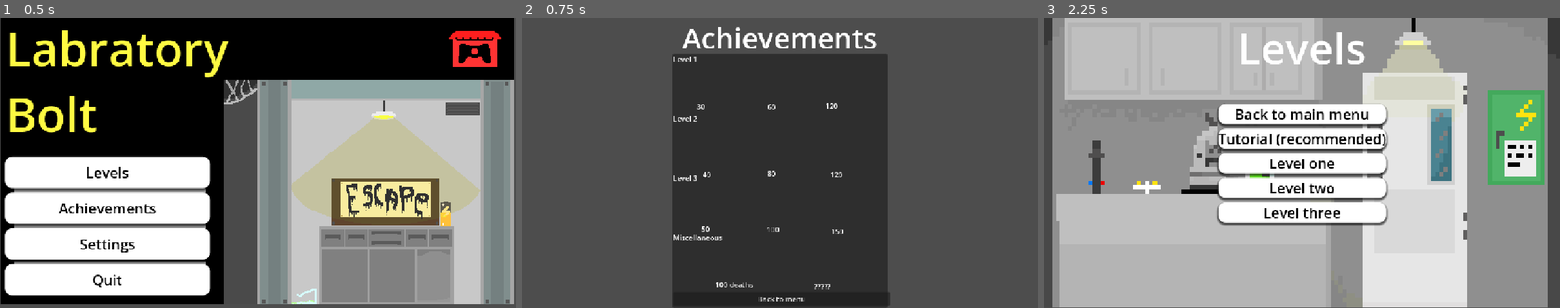
Above: before the commit, frames 1-3 (left to right).
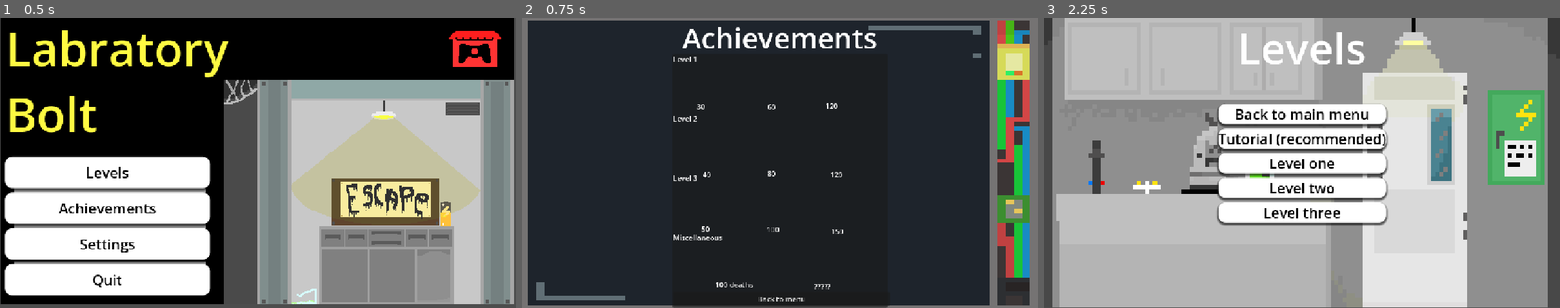
Above: after the commit, the same moments.

Repository: jackrichards-hub/ASSESSMENT
Game: Godot game, scene res://Scenes/menu.tscn
Two runs of this game, one before a commit and one after it. Both use one fixed random seed, a clock stepped at 60 frames per second and the inputs below. The engine's default icon, where the game draws it, is replaced by a stand-in: a white triangle on a blue panel in a dark square.
Inputs:
- Up to frame 1 (0.5 s): no input
- Up to frame 2 (0.75 s): click "Achievements" at 0.5 s
- Up to frame 3 (2.25 s): click "Back to menu" at 1.25 s; click "Levels" at 2 s

Frame 1 is identical in both runs. In frame 2, 61% of the frame differs, in the area x 0-100%, y 0-100%; in frame 3, nothing differs.

Commit message:
added joshes achievement background, added to achievements,  moved acid v

Diff:
--- a/assessment-for-year-12/Scenes/achievements.tscn
+++ b/assessment-for-year-12/Scenes/achievements.tscn
@@ -2,7 +2,11 @@
 
 [ext_resource type="Script" uid="uid://q03tgujraqbp" path="res://Scripts/achievements.gd" id="1_7xtne"]
 [ext_resource type="Texture2D" uid="uid://cx5guk236xqge" path="res://Assets/Achievements (V3).png" id="2_frbbq"]
+[ext_resource type="Texture2D" uid="uid://cfuetfkcl6b37" path="res://Assets/Achievements Menu-1.png.png" id="2_uik63"]
 [ext_resource type="Texture2D" uid="uid://bplmf2ry538l3" path="res://Assets/100 Deaths Achievement-1.png.png" id="3_3m5au"]
+
+[sub_resource type="StyleBoxTexture" id="StyleBoxTexture_g04om"]
+texture = ExtResource("2_uik63")
 
 [sub_resource type="AtlasTexture" id="AtlasTexture_frbbq"]
 atlas = ExtResource("2_frbbq")
@@ -346,6 +350,14 @@
 grow_horizontal = 2
 grow_vertical = 2
 script = ExtResource("1_7xtne")
+
+[node name="Background" type="Panel" parent="." unique_id=301493763]
+layout_mode = 0
+offset_left = -5.0
+offset_top = -4.0
+offset_right = 1152.0
+offset_bottom = 652.0
+theme_override_styles/panel = SubResource("StyleBoxTexture_g04om")
 
 [node name="Label" type="Label" parent="." unique_id=341590186]
 layout_mode = 1
--- a/assessment-for-year-12/Scenes/level_3.tscn
+++ b/assessment-for-year-12/Scenes/level_3.tscn
@@ -183,14 +183,14 @@
 rotation = 1.5707964
 
 [node name="Acid vat7" parent="Acid Vat Node" unique_id=1187922085 instance=ExtResource("10_kgmqw")]
-position = Vector2(-1263.9999, 441)
+position = Vector2(-1920, 341.00003)
 rotation = -3.1415925
 
 [node name="Acid vat8" parent="Acid Vat Node" unique_id=1605782160 instance=ExtResource("10_kgmqw")]
 position = Vector2(916.00006, 1061.0001)
 
 [node name="Acid vat9" parent="Acid Vat Node" unique_id=569015853 instance=ExtResource("10_kgmqw")]
-position = Vector2(-1268, 572)
+position = Vector2(-1950, 529)
 rotation = -3.1415925
 
 [node name="Acid vat10" parent="Acid Vat Node" unique_id=1010886524 instance=ExtResource("10_kgmqw")]
Not shown, added: assessment-for-year-12/Assets/Achievements Menu-1.png.png.import
